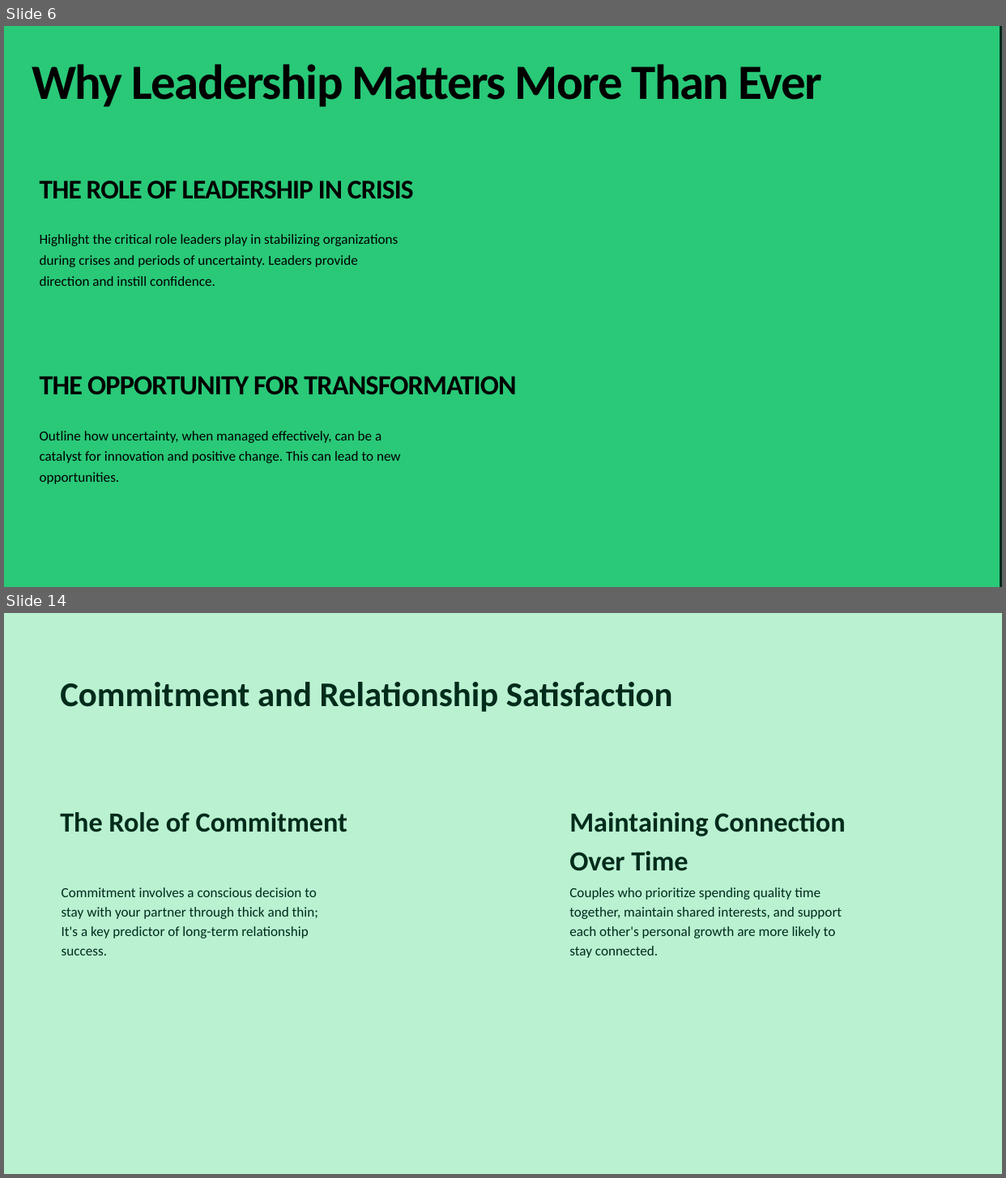
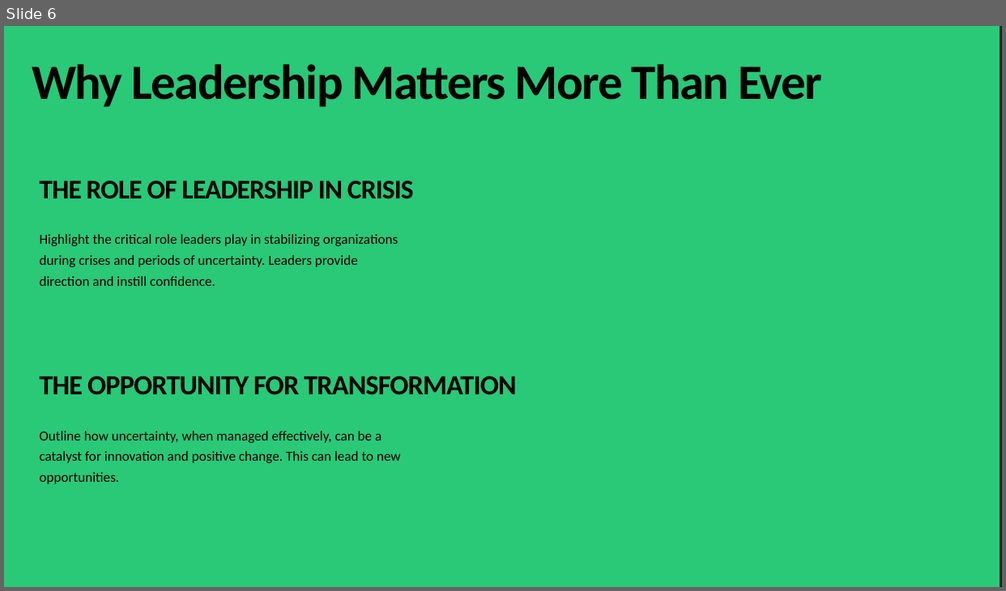
Before and after one commit to Manpreet1710/ppt-maker, a slide deck: output_ppt.pptx. Shown one above the other, each under a label of ours: slides 6 and 14 before the commit, slide 6 after it; the slides between them are not shown. The pictures are 1006x1178 and 1006x591 pixels, drawn with LibreOffice and Linux fonts; fonts in the diff are those of the drawing. Boxes give left, top, right and bottom in pixels: in the first picture for what was removed or moved away, otherwise in the second. Text is boxed around its words. In the diff, an @@ line names an element or a change of style, - is before the commit and + after.

```diff
--- a/output_ppt.pptx
+++ b/output_ppt.pptx
@@ slide 14 removed at (4, 613, 1002, 1174), background #B9F1D1 @@
@@ text removed at (60, 682, 672, 712) @@
-Commitment and Relationship Satisfaction
@@ text removed at (60, 812, 347, 833) @@
-The Role of Commitment
@@ text removed at (569, 812, 845, 871) @@
-Maintaining Connection Over Time
@@ text removed at (62, 888, 318, 956) @@
-Commitment involves a conscious decision to stay with your partner through thick and thin; It's a key predictor of long-term relationship success.
@@ text removed at (569, 888, 842, 958) @@
-Couples who prioritize spending quality time together, maintain shared interests, and support each other's personal growth are more likely to stay connected.
```
Also in this commit, not shown: 7 slides changed, 13 slides added, 12 other slides removed, 7 other files.
